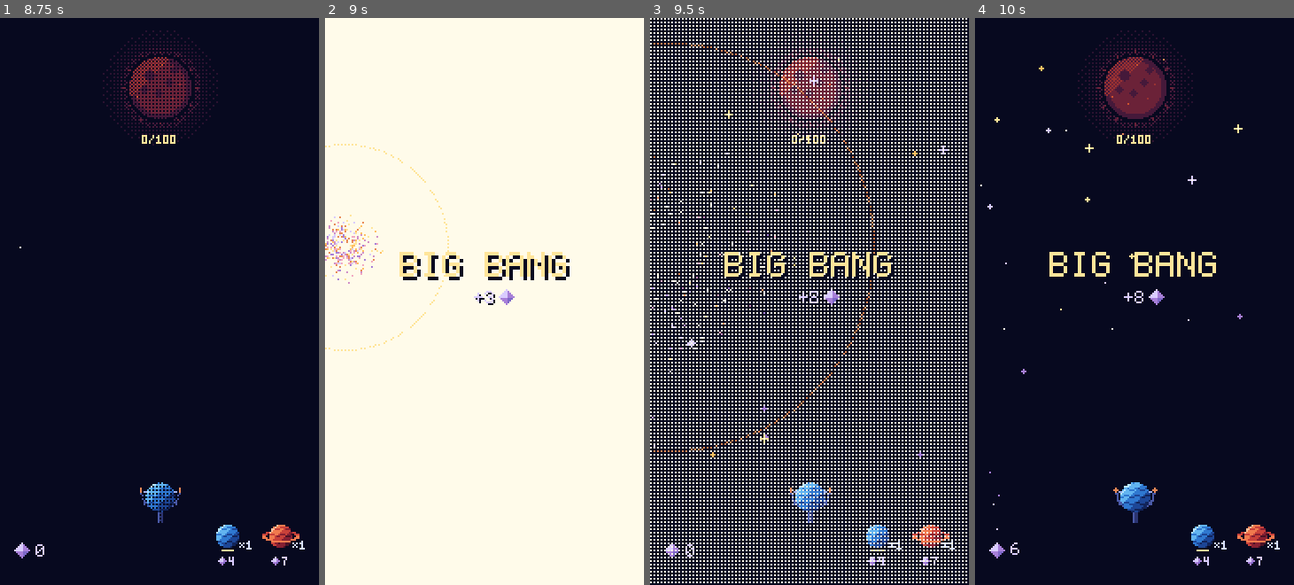
Above: before the commit, frames 1-4 (left to right).
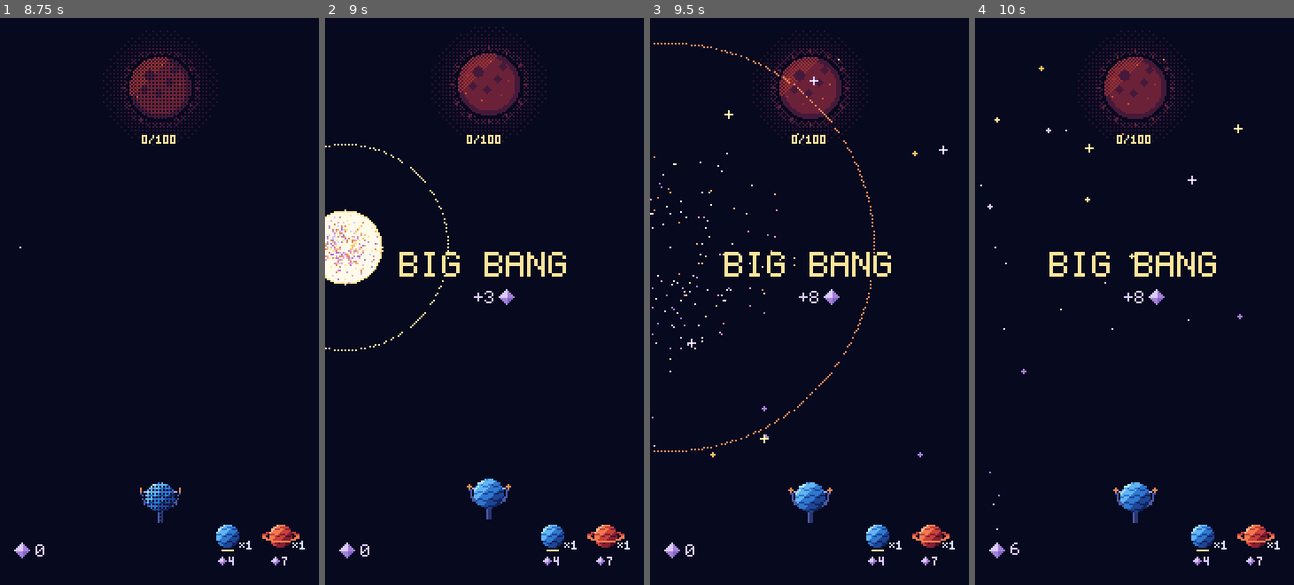
Above: after the commit, the same moments.

Repository: mrafael1/DustInSpace
Game: Godot game, scene res://game/scenes/main.tscn
Same seed, same stepped clock (60 frames per second), same inputs: the game is played once before the commit and once after it.
Inputs (mouse positions are in pixels of both pictures, inside the frame that each line leads up to):
- Up to frame 1 (8.75 s): tap Enter at 0.5, 2, 3.5 s; move the mouse to (229, 273) at 0.52 s; hold Shift 0.53-1.25 s; click (229, 273) at 0.67 s; tap Space at 1.25, 2.75, 4.25 s; drag from (95, 329) to (143, 414) at 1.27 s; move the mouse to (191, 176) at 2.02 s; tap Ctrl at 2.1 s; click (191, 176) at 2.17 s; drag from (143, 414) to (63, 216) at 2.77 s; move the mouse to (255, 386) at 3.52 s; tap B at 3.6 s; click (255, 386) at 3.67 s; drag from (63, 216) to (111, 159) at 4.27 s; move the mouse to (175, 301) at 5.02 s; tap Alt at 5.1 s; click (175, 301) at 5.17 s; drag from (111, 159) to (95, 329) at 5.77 s; move the mouse to (229, 273) at 6.52 s; tap L at 6.6 s; click (229, 273) at 6.67 s; drag from (95, 329) to (143, 414) at 7.27 s; move the mouse to (191, 176) at 8.02 s; hold Shift from 8.03 s (still down); click (191, 176) at 8.17 s
- Up to frame 2 (9 s): release Shift at 8.75 s; drag from (468, 414) to (388, 216) at 8.77 s
- Up to frame 3 (9.5 s): no input
- Up to frame 4 (10 s): move the mouse to (1230, 386) at 9.52 s; tap Ctrl at 9.6 s; click (1230, 386) at 9.67 s

Frame 1 is identical in both runs. In frame 2, 96% of the frame differs, in the area x 0-100%, y 0-100%; in frame 3, 24%; in frame 4, less than 0.1%.

Commit message:
feat: a hard, solid Big Bang flash instead of a dithered fade
The whole screen is solid C0 for about two frames, then cuts to a solid
C0 core with a C1 rim that shrinks from 40 px to nothing over 250 ms.
No dithered full-screen steps, so the rings, debris and sparkles play
over the dark sky right away.

Co-Authored-By: Claude Opus 5.5 <noreply@anthropic.com>

Diff:
--- a/game/fx/big_bang.gd
+++ b/game/fx/big_bang.gd
@@ -11,7 +11,8 @@
 ##    hang, orbiting, until it swallows them.
 ## 3. The hole implodes into a 1-2 px white point that pulses until the bang. (Silence: no
 ##    audio exists yet.)
-## 4. The bang: a full-screen flash fading in dithered steps, 3 staggered shockwave rings and
+## 4. The bang: a hard 2-frame full-screen flash, then a solid white core shrinking away (no
+##    dithered fade), 3 staggered shockwave rings and
 ##    about 200 multi-colour palette pixels that streak and twinkle; the world shakes (a Camera2D,
 ##    so the HUD and the banner stay still); newborn sparkles twinkle up across the sky; a
 ##    "BIG BANG" banner pops in, shimmers and rolls its dust up from 0, for BANNER_TIME.
@@ -55,9 +56,11 @@
 const DARKEN_DENSITY: float = 0.25
 ## The white point swaps between a pixel and a small plus.
 const POINT_PULSE: float = 0.1
-## The flash fades from full C0 in dithered steps.
-const FLASH_TIME: float = 0.7
-const FLASH_DENSITIES: Array[float] = [1.0, 0.75, 0.5, 0.25]
+## The flash: solid C0 over the whole screen for about two frames, then cut. A solid C0 core
+## with a C1 rim stays at the burst point, shrinking from FLASH_CORE_RADIUS to nothing.
+const FLASH_HOLD: float = 0.07
+const FLASH_CORE_RADIUS: int = 40
+const FLASH_CORE_TIME: float = 0.25
 const RINGS: int = 3
 const RING_STAGGER: float = 0.12
 const RING_TIME: float = 0.5
@@ -112,7 +115,6 @@
 var _sparkle_ramp: Array[int] = []
 var _dust: int = 0
 var _darken: ImageTexture
-var _flashes: Array[ImageTexture] = []
 
 @onready var _front: Node2D = $Front/Flash
 @onready var _banner: Node2D = $Front/Banner
@@ -130,8 +132,6 @@
 	texture_repeat = CanvasItem.TEXTURE_REPEAT_ENABLED
 	_front.texture_repeat = CanvasItem.TEXTURE_REPEAT_ENABLED
 	_darken = ImageTexture.create_from_image(dither_tile(DARKEN_DENSITY, Palette.N0))
-	for density: float in FLASH_DENSITIES:
-		_flashes.append(ImageTexture.create_from_image(dither_tile(density, Palette.C0)))
 	_banner.visible = false
 
 
@@ -180,11 +180,18 @@
 	return "%s %s" % [_title.text, _amount.text]
 
 
-## Which flash frame shows now (0 = full white), or -1 for none.
-func flash_frame() -> int:
-	if _time < BANG_AT or _time >= BANG_AT + FLASH_TIME:
-		return -1
-	return floori((_time - BANG_AT) / FLASH_TIME * FLASH_DENSITIES.size())
+## True while the whole screen flashes white.
+func is_flashing() -> bool:
+	return _time >= BANG_AT and _time < BANG_AT + FLASH_HOLD
+
+
+## The flash core's radius `t` seconds after the bang: FLASH_CORE_RADIUS once the full-screen
+## flash cuts, easing in to nothing over FLASH_CORE_TIME. 0 means no core.
+static func flash_core_radius(t: float) -> int:
+	var u: float = (t - FLASH_HOLD) / FLASH_CORE_TIME
+	if u < 0.0 or u >= 1.0:
+		return 0
+	return roundi(FLASH_CORE_RADIUS * (1.0 - u) * (1.0 - u))
 
 
 ## Moves the sequence on. Driven by `_process`; tests call it directly.
@@ -386,10 +393,15 @@
 func _draw_flash() -> void:
 	if _time < BANG_AT:
 		return
-	var frame: int = flash_frame()
-	if frame >= 0:
-		_front.draw_texture_rect(_flashes[frame], Rect2(Vector2.ZERO, Vector2(SCREEN)), true)
 	var since: float = _time - BANG_AT
+	if is_flashing():
+		_front.draw_rect(Rect2(Vector2.ZERO, Vector2(SCREEN)), Palette.C0)
+	var core: int = flash_core_radius(since)
+	for dy: int in range(-core, core + 1):
+		for dx: int in range(-core, core + 1):
+			var d2: int = dx * dx + dy * dy
+			if d2 <= core * core:
+				_dot(_front, _burst + Vector2i(dx, dy), Palette.C1 if d2 > (core - 1) * (core - 1) else Palette.C0)
 	for i: int in RINGS:
 		var dots: Dictionary[Vector2i, Color] = ring_pixels((since - i * RING_STAGGER) / RING_TIME)
 		for offset: Vector2i in dots:
--- a/tests/test_big_bang.gd
+++ b/tests/test_big_bang.gd
@@ -41,16 +41,19 @@
 	assert_false(sequencer.is_busy())
 
 
-func test_the_bang_flashes_full_white_then_fades_in_dithered_steps() -> void:
+func test_the_bang_flashes_hard_then_leaves_a_shrinking_solid_core() -> void:
 	_big_bang()
 	big_bang.advance(BigBangSequence.BANG_AT - 0.01)
-	assert_eq(big_bang.flash_frame(), -1, "no flash before the bang")
+	assert_false(big_bang.is_flashing(), "no flash before the bang")
 	big_bang.advance(0.02)
-	assert_eq(big_bang.flash_frame(), 0, "full white first")
-	big_bang.advance(BigBangSequence.FLASH_TIME * 0.5)
-	assert_eq(big_bang.flash_frame(), 2)
-	big_bang.advance(BigBangSequence.FLASH_TIME * 0.5)
-	assert_eq(big_bang.flash_frame(), -1, "gone after ~700 ms")
+	assert_true(big_bang.is_flashing(), "full white")
+	big_bang.advance(BigBangSequence.FLASH_HOLD)
+	assert_false(big_bang.is_flashing(), "cut after about two frames: no dithered fade")
+	var t: float = BigBangSequence.FLASH_HOLD
+	assert_eq(BigBangSequence.flash_core_radius(t), BigBangSequence.FLASH_CORE_RADIUS, "a solid core stays")
+	assert_lt(BigBangSequence.flash_core_radius(t + BigBangSequence.FLASH_CORE_TIME / 2), BigBangSequence.FLASH_CORE_RADIUS, "and shrinks")
+	assert_eq(BigBangSequence.flash_core_radius(t + BigBangSequence.FLASH_CORE_TIME), 0, "to nothing")
+	assert_eq(BigBangSequence.flash_core_radius(0.0), 0, "not while the whole screen is white")
 
 
 func test_the_banner_shows_the_dust_for_two_and_a_half_seconds() -> void:
Not shown, changed: .claude/skills/game-feel/SKILL.md
